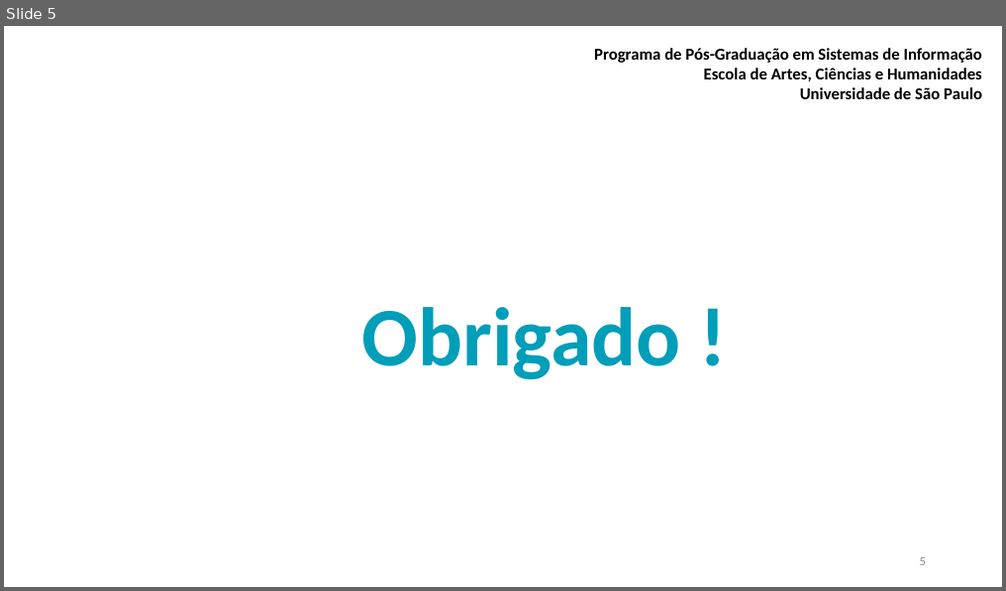
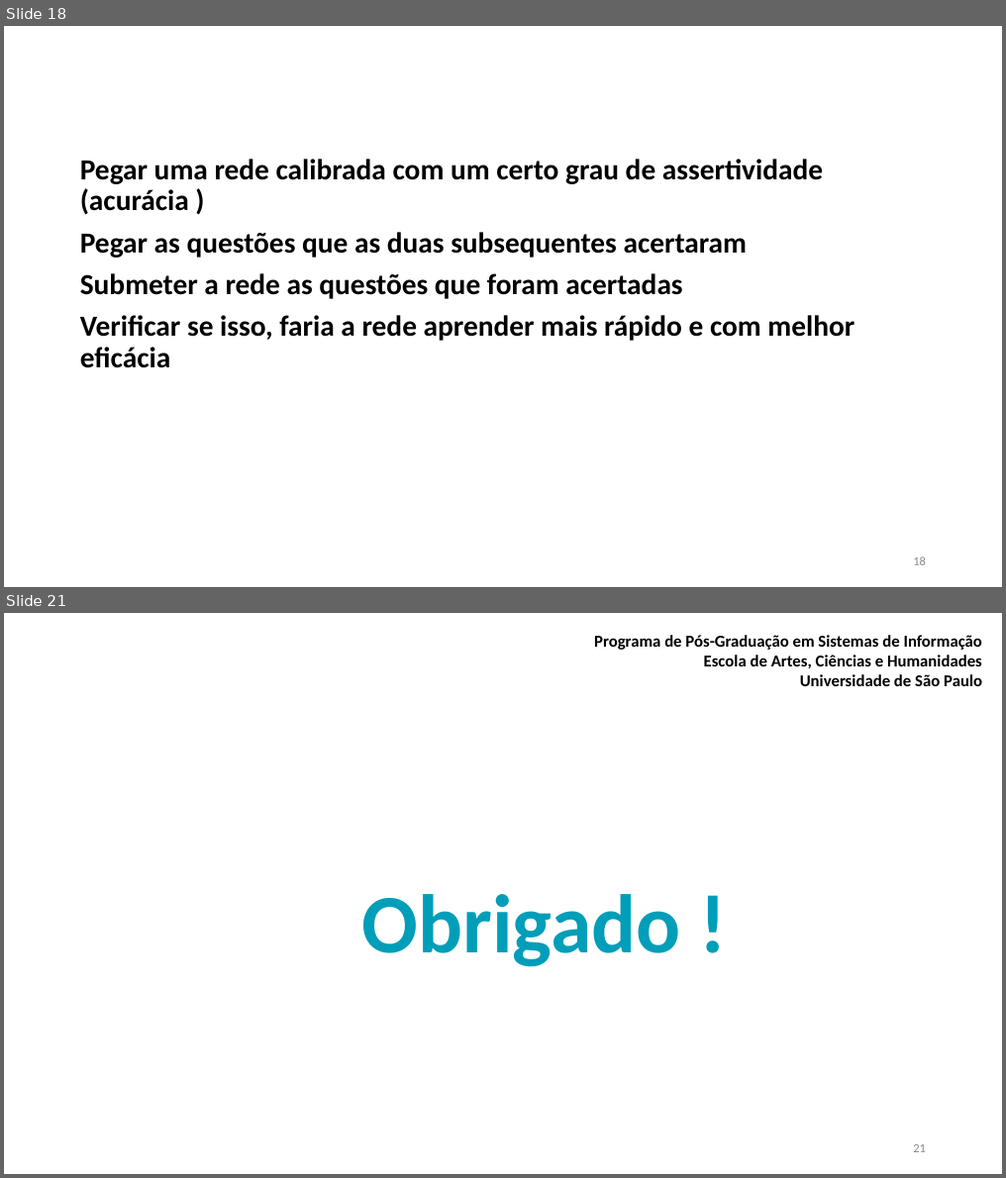
Before and after one commit to MarceloSabris/Clver1, a slide deck: apresentacao/apresentacao.pptx. Shown one above the other, each under a label of ours: slide 5 before the commit, slides 18 and 21 after it; the slides between them are not shown. The pictures are 1006x591 and 1006x1178 pixels, drawn with LibreOffice and Linux fonts; fonts in the diff are those of the drawing; background and template pictures are left out. Boxes give left, top, right and bottom in pixels: in the first picture for what was removed or moved away, otherwise in the second. Text is boxed around its words. In the diff, an @@ line names an element or a change of style, - is before the commit and + after.

```diff
--- a/apresentacao/apresentacao.pptx
+++ b/apresentacao/apresentacao.pptx
@@ slide 18 added at (4,26,1002,587), background #FFFFFF @@
@@ text added at (80,159,854,369), 28 pt, text #000000, bold @@
+Pegar uma rede calibrada com um certo grau de assertividade (acurácia )
+Pegar as questões que as duas subsequentes acertaram
+Submeter a rede as questões que foram acertadas
+Verificar se isso, faria a rede aprender mais rápido e com melhor eficácia
@@ title added at (302,238,348,258), 40 pt, text #FFFFFF, bold @@
+Testes que gostaria de fazer
@@ page number added at (913,557,926,566), 12 pt, text #8C8C8C @@
+18
@@ what was slide 5 is now slide 21 @@
@@ page number at (913,1145,926,1153): text changed @@
-5
+21
```
Also in this commit, not shown: 2 slides changed, 16 other slides added, 1 slide removed, 10 other files.
